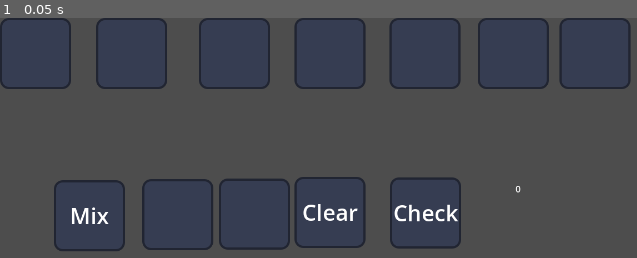
Above: before the commit, frame 1.
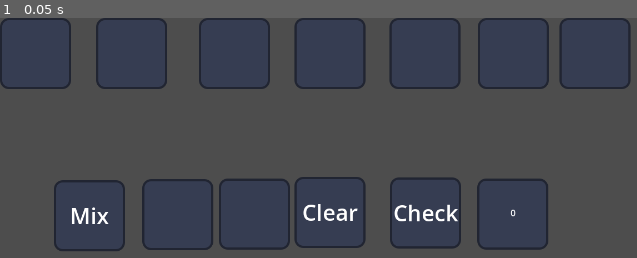
Above: after the commit, the same moment.

Repository: NPontious/WordGame
Game: Godot game, scene res://script_holder.tscn
Same seed, same stepped clock (60 frames per second), same inputs: the game is played once before the commit and once after it.
Inputs:
- Up to frame 1 (0.05 s): no input

The runs differ from the first frame. In frame 1, 0.5% of the frame differs, in the area x 74-87%, y 67-97%.
Error before the commit: Attempt to call function 'get_as_text' in base 'null instance' on a null instance. (res://logic.gd:56)
Error after the commit: Attempt to call function 'get_as_text' in base 'null instance' on a null instance. (res://logic.gd:86)

Commit message:
Button postition

Diff:
--- a/logic.gd
+++ b/logic.gd
@@ -19,13 +19,46 @@
 	# Get the screen size
 	var screen_size = DisplayServer.window_get_size()
 	var screen_width = screen_size.x
-	var button_size = Vector2(screen_size.x, screen_size.x)
+	var button_size = Vector2(screen_size.x, screen_size.x) / 1440.0
 
 	# Calculate the spacing between buttons
 	var buttons_node = get_parent().get_node("Buttons")
 	var number_of_buttons = buttons_node.get_child_count()
-	var spacing = screen_width / (number_of_buttons + 2) # +1 to account for the spacing on the sides
+	var spacing = screen_width / (number_of_buttons + 2)
+	var spacing2 = screen_width / (6 + 2)
 	var ypos = screen_size.y * 0.1
+
+	get_parent().get_node(".").get_child(0).position.y = screen_size.y * 0.4
+	get_parent().get_node(".").get_child(0).position.x = spacing2 * 2
+	print(get_parent().get_node(".").get_child(0))
+	print(get_parent().get_node(".").get_child(0).position.x)
+	get_child(0).position.y = screen_size.y * 0.0
+	get_parent().get_node(".").get_child(2).position.y = screen_size.y * 0.4
+	get_parent().get_node(".").get_child(2).position.x = spacing2
+	print(get_parent().get_node(".").get_child(2))
+	print(get_parent().get_node(".").get_child(2).position.x)
+	get_parent().get_node(".").get_child(3).position.y = screen_size.y * 0.4
+	get_parent().get_node(".").get_child(3).position.x = spacing2 * 2
+	print(get_parent().get_node(".").get_child(3))
+	print(get_parent().get_node(".").get_child(3).position.x)
+	get_parent().get_node(".").get_child(4).position.y = screen_size.y * 0.4
+	get_parent().get_node(".").get_child(4).position.x = spacing2 * 3
+	print(get_parent().get_node(".").get_child(4))
+	print(get_parent().get_node(".").get_child(4).position.x)
+	get_parent().get_node(".").get_child(5).position.y = screen_size.y * 0.4
+	get_parent().get_node(".").get_child(5).position.x = spacing2 * 4
+	print(get_parent().get_node(".").get_child(5))
+	print(get_parent().get_node(".").get_child(5).position.x)
+	get_parent().get_node(".").get_child(6).position.y = screen_size.y * 0.4
+	get_parent().get_node(".").get_child(6).position.x = spacing2 * 5
+	print(get_parent().get_node(".").get_child(6))
+	print(get_parent().get_node(".").get_child(6).position.x)
+
+
+	#for child in get_parent().get_children():
+	#	print(child)
+		#if not child is Node:
+			#child.position.y = screen_size.y * 0.4
 
 
 	var position_x = spacing
@@ -37,12 +70,9 @@
 		# Set the button's position
 		child.position.x = position_x
 		position_x += spacing
-		print(ypos)
 		child.position.y = ypos
 
-		print("Apply size: ")
-		print(button_size / 1440.0)
-		child.apply_scale(button_size / 1440.0)
+		child.apply_scale(button_size)
 
 	while run:
 		await $TouchScreenButtonEnter.released
--- a/score.gd
+++ b/score.gd
@@ -1,7 +1,7 @@
-extends RichTextLabel
+extends Label
 
 var points = 0
 
 func _process(delta):
-	points = get_parent().get_node("LogicScript").points
+	points = get_parent().get_parent().get_node("LogicScript").points
 	text = str(points)
--- a/script_holder.tscn
+++ b/script_holder.tscn
@@ -180,9 +180,15 @@
 horizontal_alignment = 1
 vertical_alignment = 1
 
-[node name="RichTextLabel" type="RichTextLabel" parent="."]
-offset_left = 928.0
-offset_top = 296.0
-offset_right = 1039.0
-offset_bottom = 407.0
+[node name="TouchScreenButton" type="TouchScreenButton" parent="."]
+position = Vector2(859, 289)
+texture_normal = ExtResource("2_ba7jq")
+
+[node name="Label" type="Label" parent="TouchScreenButton"]
+offset_left = 45.0
+offset_top = 50.0
+offset_right = 85.0
+offset_bottom = 73.0
+horizontal_alignment = 1
+vertical_alignment = 1
 script = ExtResource("9_jtmej")
